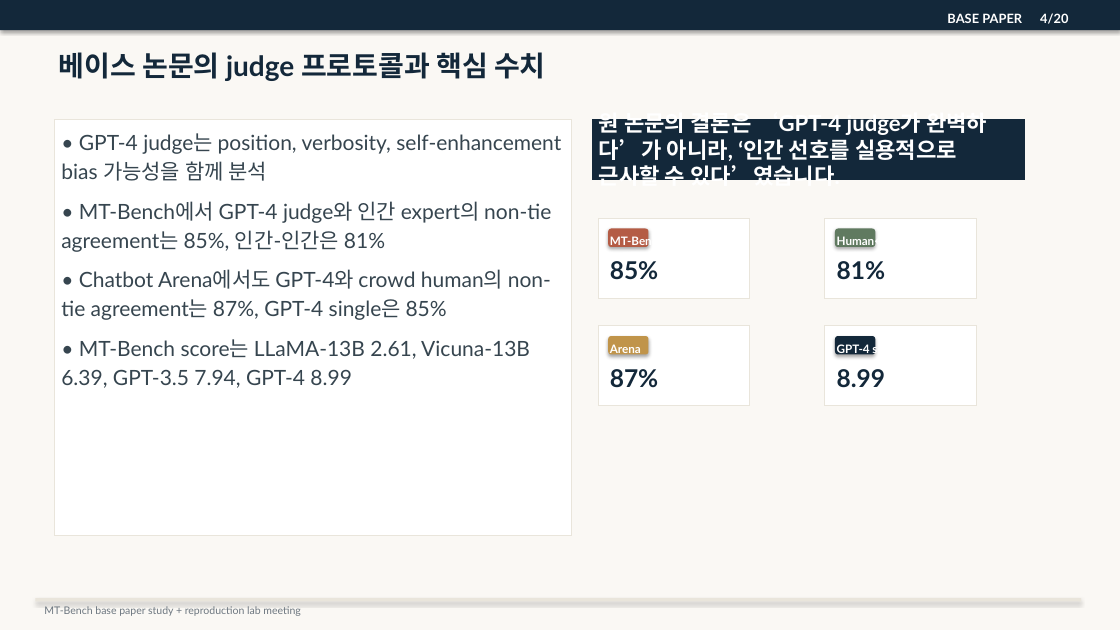
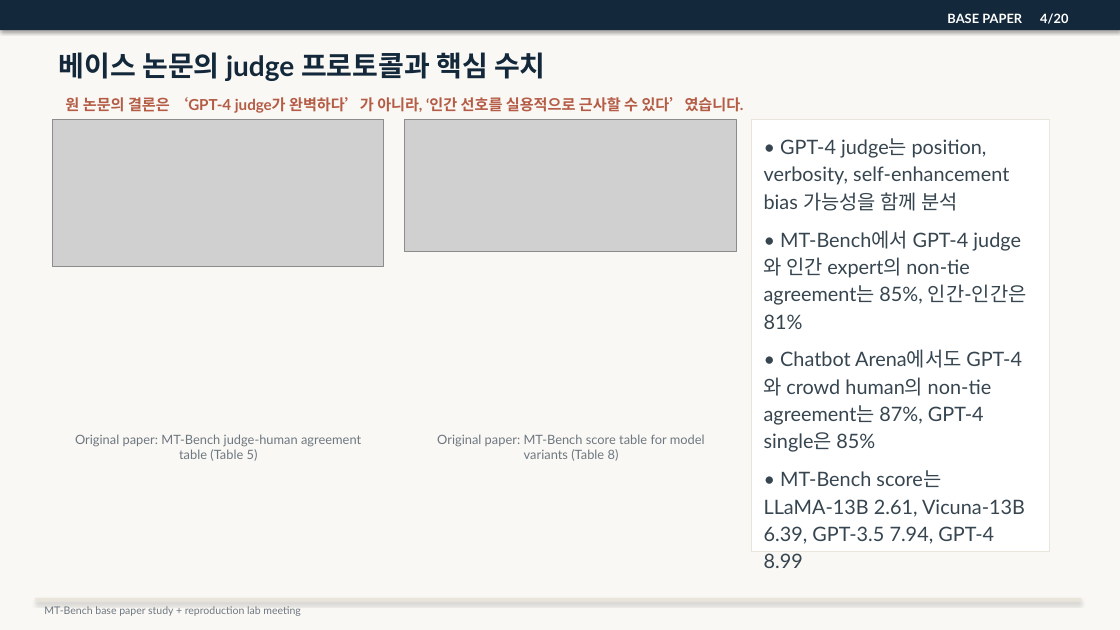
Before and after one commit to kook222/mt_bench_repro, a slide deck: slide 4 of presentation/mt_bench_labmeeting_study_seminar_v2.pptx. Drawn at 1120x630 pixels with LibreOffice and Linux fonts; fonts in the diff are those of the drawing; grey boxes stand for pictures. Boxes give left, top, right and bottom in pixels: in the first picture for what was removed or moved away, otherwise in the second. Text is boxed around its words. In the diff, an @@ line names an element or a change of style, - is before the commit and + after.

Commit message:
add base paper figures to seminar deck

```diff
--- a/presentation/mt_bench_labmeeting_study_seminar_v2.pptx
+++ b/presentation/mt_bench_labmeeting_study_seminar_v2.pptx
@@ text "원 논문의 결론은 ‘GPT-4 judge가 ...": place and size @@
-text "원 논문의 결론은 ‘GPT-4 judge가 ..." at box(592, 119, 1025, 180)
+text "원 논문의 결론은 ‘GPT-4 judge가 ..." at box(65, 97, 744, 113)
@@ text "원 논문의 결론은 ‘GPT-4 judge가 ..." at box(65, 97, 744, 113): size 19 to 13 pt, text colour #FFFFFF to #B45C45; vertical alignment middle to top; fill #13283A to none; outline #13283A 0.75 pt to none @@
@@ picture added at box(52, 119, 384, 266) @@
@@ picture added at box(405, 119, 737, 251) @@
@@ rectangle "• GPT-4 judge는 position, verbosity, ...": place and size @@
-rectangle "• GPT-4 judge는 position, verbosity, ..." at box(55, 119, 571, 535)
+rectangle "• GPT-4 judge는 position, verbosity, ..." at box(752, 119, 1050, 552)
@@ rectangle "• GPT-4 judge는 position, verbosity, ..." at box(752, 119, 1050, 552): size 18 to 17 pt @@
@@ rectangle removed at box(598, 218, 749, 298) @@
@@ rounded rectangle removed at box(608, 229, 649, 247) @@
@@ text removed at box(610, 235, 664, 248) @@
-MT-Bench
@@ rectangle removed at box(825, 218, 976, 298) @@
@@ rounded rectangle removed at box(835, 229, 875, 247) @@
@@ text removed at box(837, 235, 924, 248) @@
-Human↔Human
@@ text removed at box(610, 261, 658, 280) @@
-85%
@@ text removed at box(837, 261, 885, 280) @@
-81%
@@ rectangle removed at box(598, 326, 749, 406) @@
@@ rectangle removed at box(825, 326, 976, 406) @@
@@ rounded rectangle removed at box(608, 336, 649, 355) @@
@@ text removed at box(610, 344, 641, 356) @@
-Arena
@@ rounded rectangle removed at box(835, 336, 875, 355) @@
@@ text removed at box(837, 343, 900, 356) @@
-GPT-4 score
@@ text removed at box(610, 369, 658, 388) @@
-87%
@@ text removed at box(837, 369, 885, 388) @@
-8.99
@@ text added at box(75, 434, 361, 461), 11 pt, text #6D7780 @@
+Original paper: MT-Bench judge-human agreement table (Table 5)
@@ text added at box(437, 434, 705, 461), 11 pt, text #6D7780 @@
+Original paper: MT-Bench score table for model variants (Table 8)
```
Also in this commit, not shown: 1 other slide changed, 6 other files.
